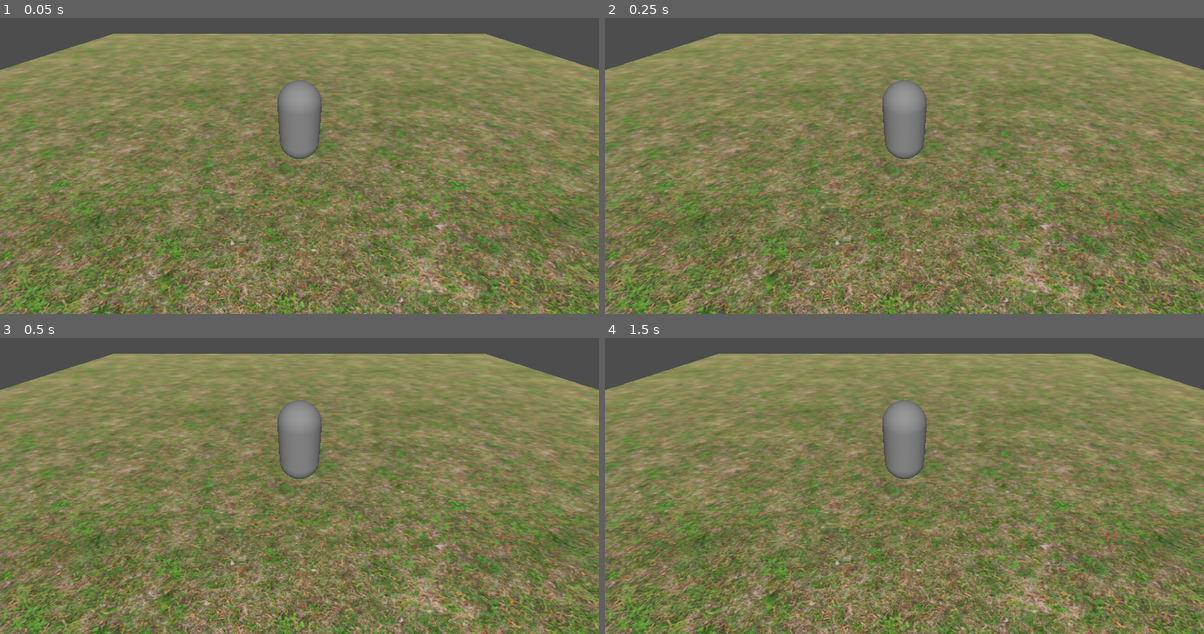
Above: before the commit, frames 1-4 (two rows, left to right).
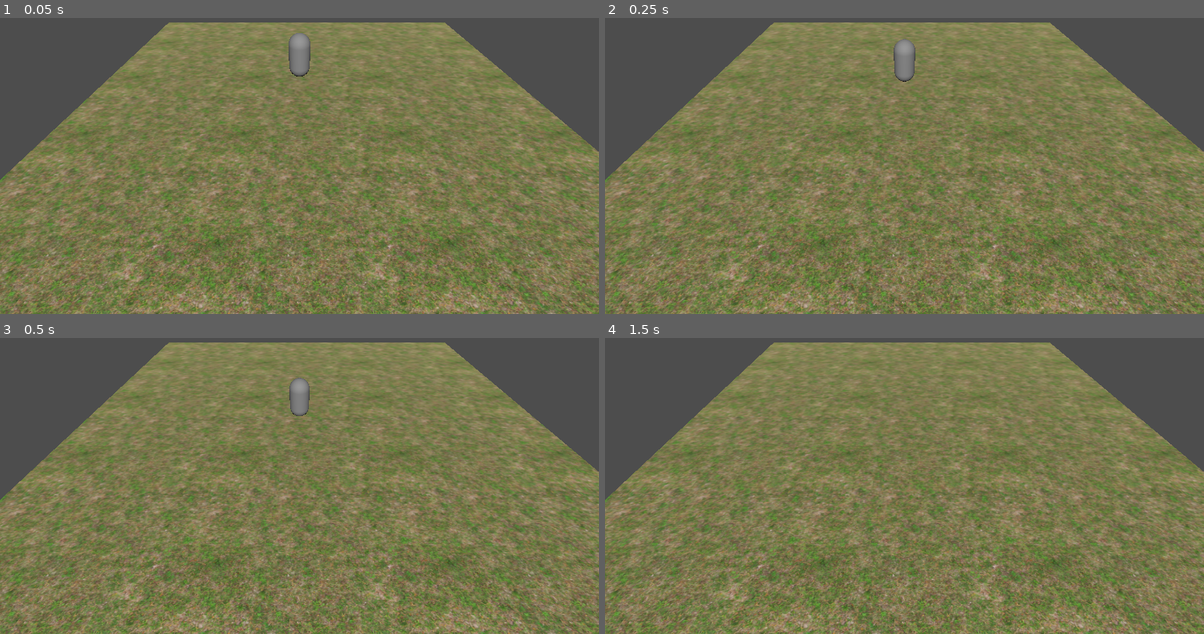
Above: after the commit, the same moments.

Repository: PZ991/World-War-Tactic-Godot
Game: Godot game, scene res://node_3d.tscn
Two runs of this game, one before a commit and one after it. Both use one fixed random seed, a clock stepped at 60 frames per second and the inputs below. Before the commit the project has no main scene; this scene is started directly in both runs.
Inputs:
- Up to frame 1 (0.05 s): no input
- Up to frame 2 (0.25 s): no input
- Up to frame 3 (0.5 s): no input
- Up to frame 4 (1.5 s): hold D 0.53-1.28 s; hold Space 0.53-1.28 s; tap Enter at 1.25 s; hold S from 1.28 s (still down); tap Space at 1.35 s

The runs differ from the first frame. In frame 1, 48% of the frame differs, in the area x 0-100%, y 1-100%; in frame 2, 48%; in frame 3, 47%; in frame 4, 47%.

Commit message:
rigidbody

Diff:
--- a/MainScript.gd
+++ b/MainScript.gd
@@ -1,6 +1,8 @@
-extends Node
+extends Node3D
 
-
+class_name MainScript
+var speed: float = 1000
+var jumpforce: float= 2
 # Called when the node enters the scene tree for the first time.
 func _ready():
 	pass # Replace with function body.
@@ -8,4 +10,18 @@
 
 # Called every frame. 'delta' is the elapsed time since the previous frame.
 func _process(delta):
-	pass
+	if $RigidBody3D:
+		var childrb=$RigidBody3D
+
+		if(Input.is_key_pressed(KEY_W)):
+			$RigidBody3D.apply_force(Vector3(0,0,speed)/Engine.get_frames_per_second())
+		if(Input.is_key_pressed(KEY_S)):
+			$RigidBody3D.apply_force(Vector3(0,0,-speed)/Engine.get_frames_per_second())
+		if(Input.is_key_pressed(KEY_A)):
+			$RigidBody3D.apply_force(Vector3(-speed,0,0)/Engine.get_frames_per_second())
+		if(Input.is_key_pressed(KEY_D)):
+			$RigidBody3D.apply_force(Vector3(speed,0,0)/Engine.get_frames_per_second())
+		if(Input.is_key_pressed(KEY_SPACE)):
+			childrb.apply_impulse(Vector3(0,jumpforce,0))
+
+pass
--- a/node_3d.tscn
+++ b/node_3d.tscn
@@ -1,12 +1,17 @@
-[gd_scene load_steps=5 format=3 uid="uid://dlf62bwo5wkvu"]
+[gd_scene load_steps=8 format=3 uid="uid://dlf62bwo5wkvu"]
 
 [ext_resource type="Texture2D" uid="uid://bleet6pi0a028" path="res://a959431cb3cf5f04c7e22bac4c2ef7e7.jpg" id="1_ah8ao"]
+[ext_resource type="Script" path="res://MainScript.gd" id="2_crrbm"]
 
 [sub_resource type="StandardMaterial3D" id="StandardMaterial3D_tukgr"]
 albedo_texture = ExtResource("1_ah8ao")
 uv1_scale = Vector3(10, 10, 10)
 
 [sub_resource type="BoxMesh" id="BoxMesh_nrljp"]
+
+[sub_resource type="BoxShape3D" id="BoxShape3D_66wp5"]
+
+[sub_resource type="CapsuleShape3D" id="CapsuleShape3D_v7yqv"]
 
 [sub_resource type="CapsuleMesh" id="CapsuleMesh_dttp3"]
 
@@ -16,17 +21,34 @@
 transform = Transform3D(30, 0, 0, 0, 1, 0, 0, 0, 30, 0, 0, 0)
 
 [node name="MeshInstance3D" type="MeshInstance3D" parent="Ground"]
+transform = Transform3D(1, 0, 0, 0, 1, 0, 0, 0, 1, 0.0263317, 0.658403, -0.0288415)
 material_override = SubResource("StandardMaterial3D_tukgr")
 mesh = SubResource("BoxMesh_nrljp")
 
+[node name="RigidBody3D" type="RigidBody3D" parent="Ground"]
+freeze = true
+freeze_mode = 1
+
+[node name="CollisionShape3D" type="CollisionShape3D" parent="Ground/RigidBody3D"]
+shape = SubResource("BoxShape3D_66wp5")
+
 [node name="Camera3D" type="Camera3D" parent="."]
-transform = Transform3D(1, 0, 0, 0, 0.788011, 0.615662, 0, -0.615662, 0.788011, 0, 4.275, 4.476)
+transform = Transform3D(1, 0, 0, 0, 0.666533, 0.745476, 0, -0.745476, 0.666533, 0, 10, 10)
 
 [node name="DirectionalLight3D" type="DirectionalLight3D" parent="."]
 transform = Transform3D(1, 0, 0, 0, 0.738196, 0.674586, 0, -0.674586, 0.738196, 4.11589, 2.0145, 0)
 
-[node name="Node3D" type="Node3D" parent="."]
+[node name="Player" type="Node3D" parent="."]
+transform = Transform3D(1, 0, 0, 0, 1, 0, 0, 0, 1, 0, 3.66286, 0)
+script = ExtResource("2_crrbm")
 
-[node name="MeshInstance3D" type="MeshInstance3D" parent="Node3D"]
+[node name="RigidBody3D" type="RigidBody3D" parent="Player"]
+lock_rotation = true
+
+[node name="CollisionShape3D" type="CollisionShape3D" parent="Player/RigidBody3D"]
+shape = SubResource("CapsuleShape3D_v7yqv")
+
+[node name="MeshInstance3D" type="MeshInstance3D" parent="Player/RigidBody3D/CollisionShape3D"]
 transform = Transform3D(1, 0, 0, 0, 1, 0, 0, 0, 1, 0, 1.48814, 0)
 mesh = SubResource("CapsuleMesh_dttp3")
+skeleton = NodePath("../../..")
--- a/project.godot
+++ b/project.godot
@@ -11,6 +11,7 @@
 [application]
 
 config/name="World-war-tactic-godot"
+run/main_scene="res://node_3d.tscn"
 config/features=PackedStringArray("4.1", "Forward Plus")
 config/icon="res://icon.svg"
 
